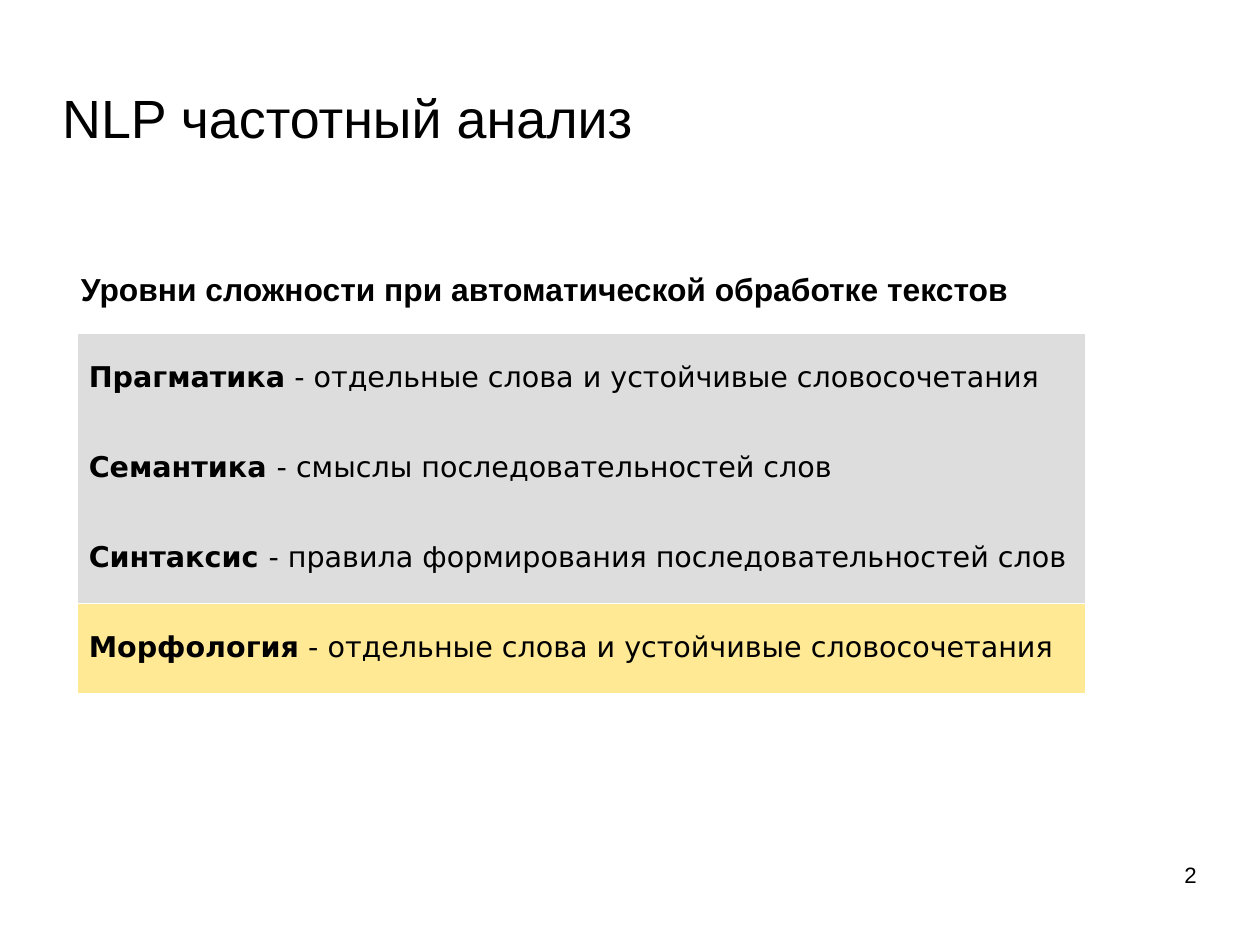
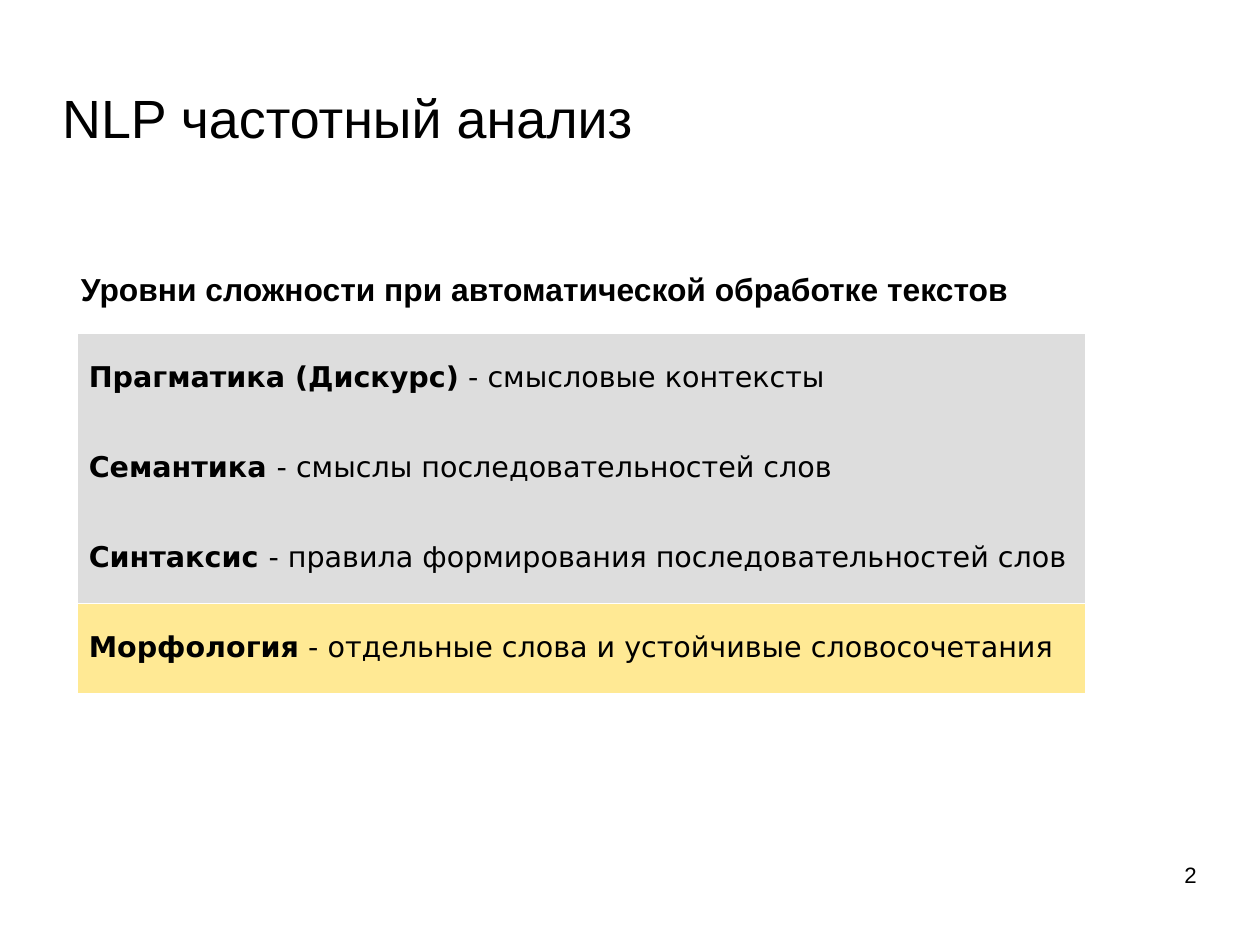
Before and after one commit to mechanoid5/ml_lectorium_2023_I, a slide deck: slide 2 of 23-tfidf.odp. Drawn at 1260x945 pixels with LibreOffice and Linux fonts; fonts in the diff are those of the drawing; background and template pictures are left out. Boxes give left, top, right and bottom in pixels: in the first picture for what was removed or moved away, otherwise in the second. Text is boxed around its words. In the diff, an @@ line names an element or a change of style, - is before the commit and + after.

```diff
--- a/23-tfidf.odp
+++ b/23-tfidf.odp
@@ table at <box>78,333,1086,693</box> @@
-row 1, column 1: Прагматика - отдельные слова и устойчивые словосочетания
+row 1, column 1: Прагматика (Дискурс) - смысловые контексты
```
Also in this commit, not shown: 5 other files.
